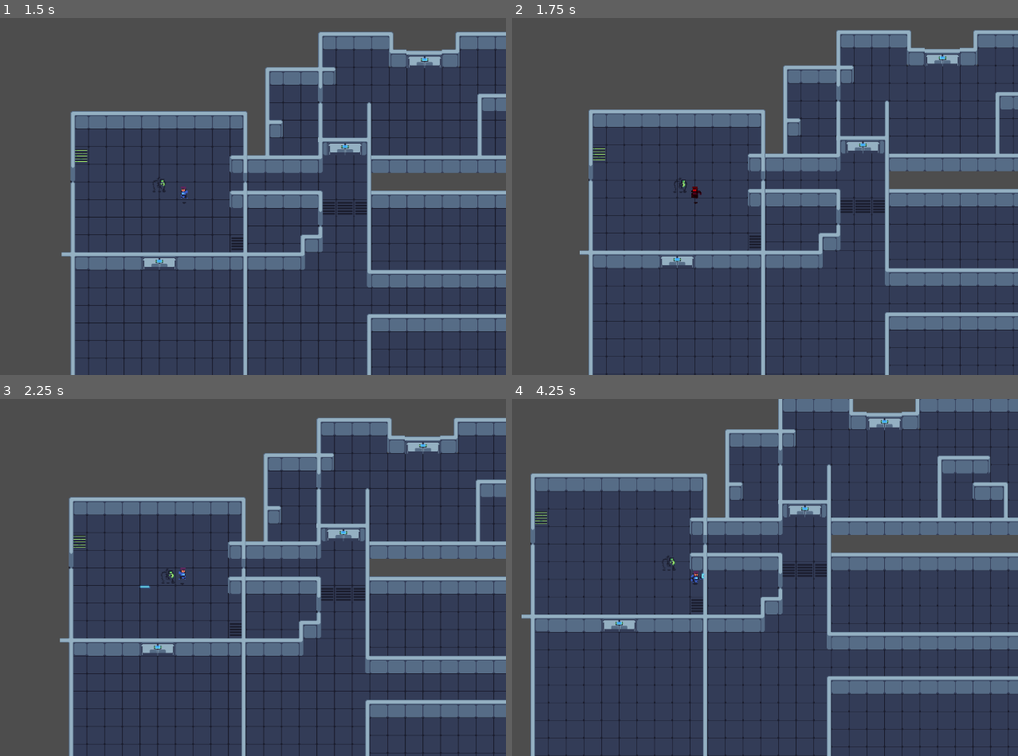
Above: before the commit, frames 1-4 (two rows, left to right).
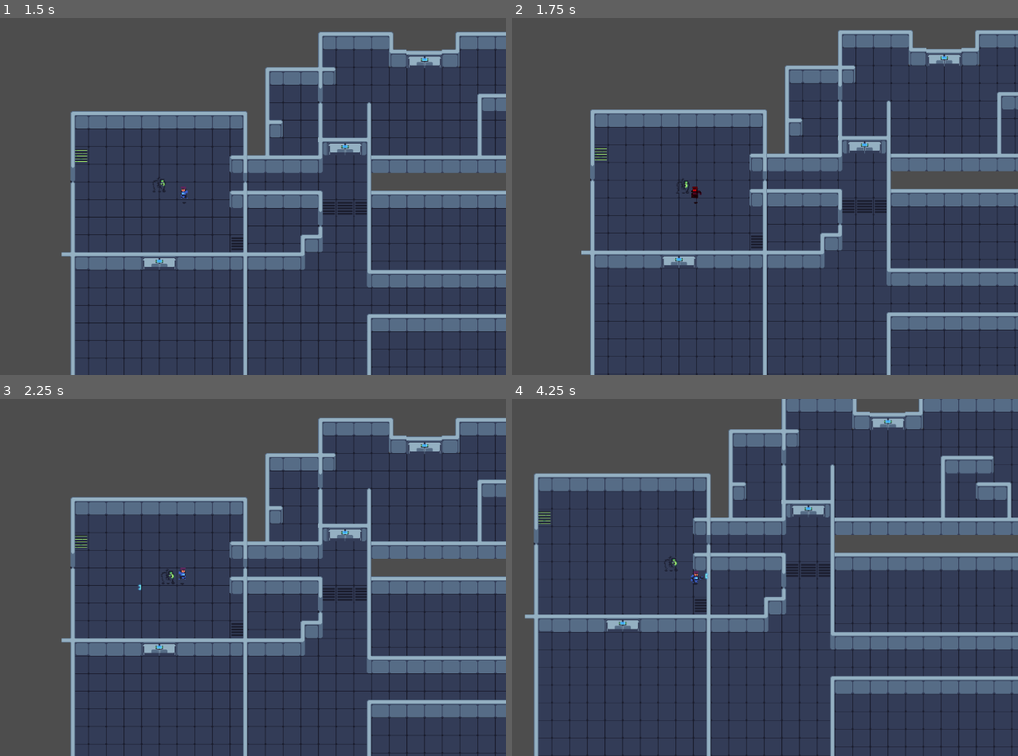
Above: after the commit, the same moments.

Repository: GerardinClement/Gamejam_forge
Game: Godot game, scene res://tile_map.tscn
The game is run twice, just before and just after one commit, with the same random seed, the same clock (stepped at 60 frames per second) and the same inputs.
Inputs (mouse positions are in pixels of both pictures, inside the frame that each line leads up to):
- Up to frame 1 (1.5 s): move the mouse to (328, 178) at 0.52 s; move the mouse to (60, 214) at 1.27 s
- Up to frame 2 (1.75 s): no input
- Up to frame 3 (2.25 s): move the mouse to (253, 498) at 2.02 s
- Up to frame 4 (4.25 s): move the mouse to (668, 648) at 2.77 s; move the mouse to (891, 631) at 3.52 s

Frame 1 is identical in both runs. In frame 2, 6.5% of the frame differs, in the area x 13-100%, y 3-100%; in frame 3, 7.3%; in frame 4, 11%, in the area x 1-100%, y 0-100%.

Commit message:
modify size of hitbox

Diff:
--- a/player.tscn
+++ b/player.tscn
@@ -4,7 +4,7 @@
 [ext_resource type="Script" path="res://player.gd" id="1_yfuhs"]
 
 [sub_resource type="RectangleShape2D" id="RectangleShape2D_fwbjh"]
-size = Vector2(17, 23.7423)
+size = Vector2(16, 27.9799)
 
 [sub_resource type="AtlasTexture" id="AtlasTexture_pq7sh"]
 atlas = ExtResource("1_obtna")
@@ -88,7 +88,7 @@
 }]
 
 [sub_resource type="RectangleShape2D" id="RectangleShape2D_t7hxa"]
-size = Vector2(20, 22)
+size = Vector2(15, 22)
 
 [sub_resource type="Animation" id="Animation_054m5"]
 resource_name = "damage"
@@ -132,7 +132,7 @@
 script = ExtResource("1_yfuhs")
 
 [node name="CollisionShape2D" type="CollisionShape2D" parent="."]
-position = Vector2(-10, -1.20571)
+position = Vector2(-6, 0.794295)
 scale = Vector2(1, 0.943944)
 shape = SubResource("RectangleShape2D_fwbjh")
 
@@ -156,7 +156,7 @@
 [node name="Area2D" type="Area2D" parent="."]
 
 [node name="CollisionShape2D" type="CollisionShape2D" parent="Area2D"]
-position = Vector2(-10, -1)
+position = Vector2(-7.5, -1)
 shape = SubResource("RectangleShape2D_t7hxa")
 
 [node name="AnimationPlayer" type="AnimationPlayer" parent="."]
